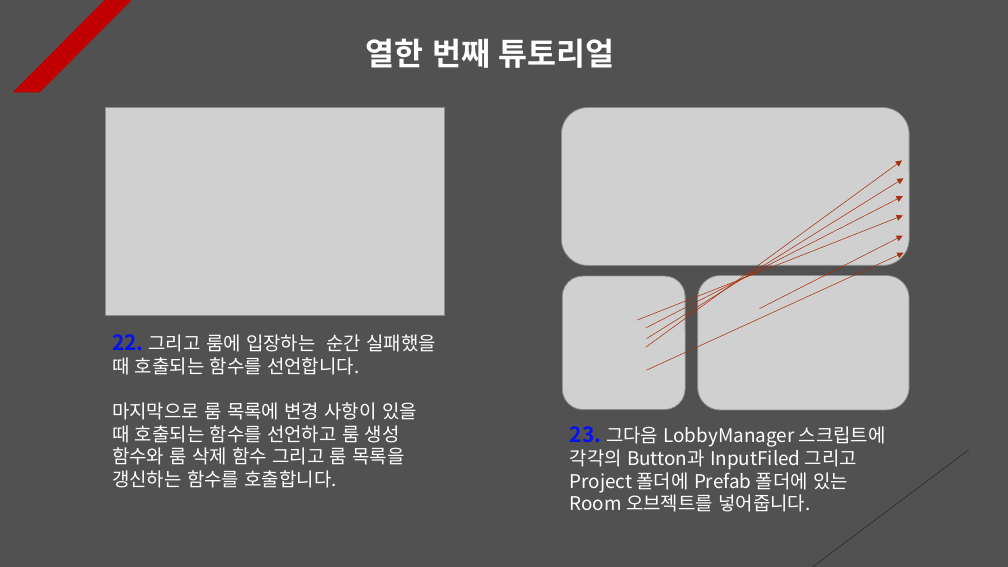
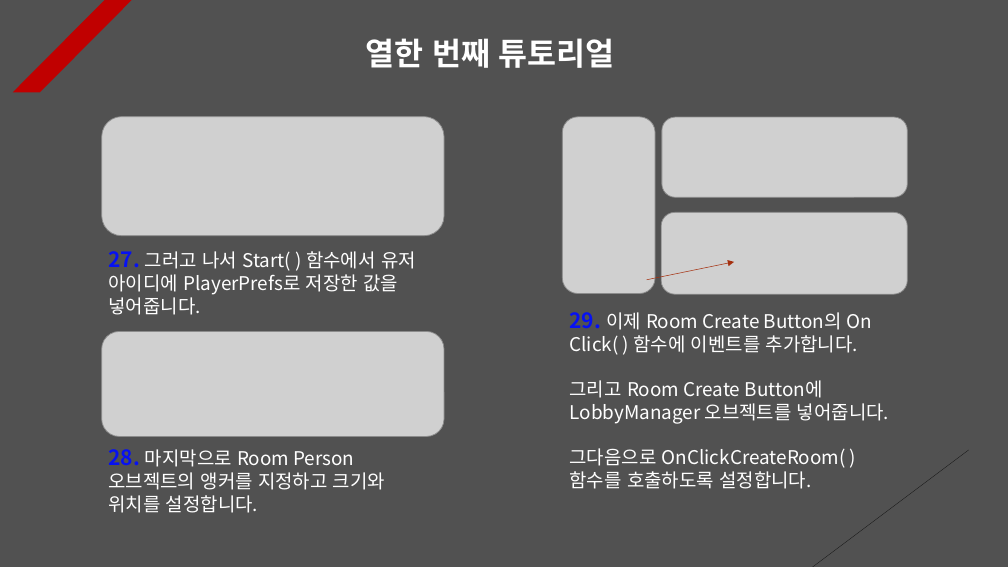
Before and after one commit to Unity2033/3D-UnityEngine, a slide deck: slide 11 of Assets/Class/Photon Server/PPT Data/Photon Room.pptx. Drawn at 1008x567 pixels with LibreOffice and Linux fonts; fonts in the diff are those of the drawing; grey boxes stand for pictures. Boxes give left, top, right and bottom in pixels: in the first picture for what was removed or moved away, otherwise in the second. Text is boxed around its words. In the diff, an @@ line names an element or a change of style, - is before the commit and + after.

```diff
--- a/Assets/Class/Photon Server/PPT Data/Photon Room.pptx
+++ b/Assets/Class/Photon Server/PPT Data/Photon Room.pptx
@@ picture: place and size @@
-picture at box(106, 107, 444, 315)
+picture at box(102, 116, 445, 236)
@@ picture removed at box(562, 107, 910, 265) @@
@@ picture added at box(563, 117, 656, 294) @@
@@ picture added at box(662, 117, 908, 197) @@
@@ arrow removed from (646, 347) to (902, 160) @@
@@ arrow removed from (647, 339) to (904, 178) @@
@@ arrow removed from (646, 328) to (903, 197) @@
@@ picture added at box(662, 212, 908, 294) @@
@@ arrow removed from (760, 309) to (903, 236) @@
@@ text added at box(108, 251, 416, 315), 18 pt, text #FFFFFF @@
+27. 그러고 나서 Start( ) 함수에서 유저 아이디에 PlayerPrefs로 저장한 값을 넣어줍니다.
@@ arrow moved from (637, 320) - (903, 216) to (647, 280) - (734, 262) @@
@@ arrow removed from (647, 371) to (904, 253) @@
@@ picture removed at box(563, 276, 686, 410) @@
@@ picture removed at box(698, 276, 910, 411) @@
@@ text at box(570, 312, 889, 489): text changed @@
-23. 그다음 LobbyManager 스크립트에 각각의 Button과 InputFiled 그리고 Project 폴더에 Prefab 폴더에 있는 Room 오브젝트를 넣어줍니다.
+29. 이제 Room Create Button의 On Click( ) 함수에 이벤트를 추가합니다.
+그리고 Room Create Button에 LobbyManager 오브젝트를 넣어줍니다.
+그다음으로 OnClickCreateRoom( ) 함수를 호출하도록 설정합니다.
@@ picture added at box(102, 331, 445, 436) @@
@@ text removed at box(112, 334, 436, 488) @@
-22. 그리고 룸에 입장하는 순간 실패했을 때 호출되는 함수를 선언합니다.
-마지막으로 룸 목록에 변경 사항이 있을 때 호출되는 함수를 선언하고 룸 생성 함수와 룸 삭제 함수 그리고 룸 목록을 갱신하는 함수를 호출합니다.
@@ text added at box(108, 449, 385, 513), 18 pt, text #FFFFFF @@
+28. 마지막으로 Room Person 오브젝트의 앵커를 지정하고 크기와 위치를 설정합니다.
```
Also in this commit, not shown: 4 other slides changed, 2 slides added, 1 slide removed, 17 other files.
